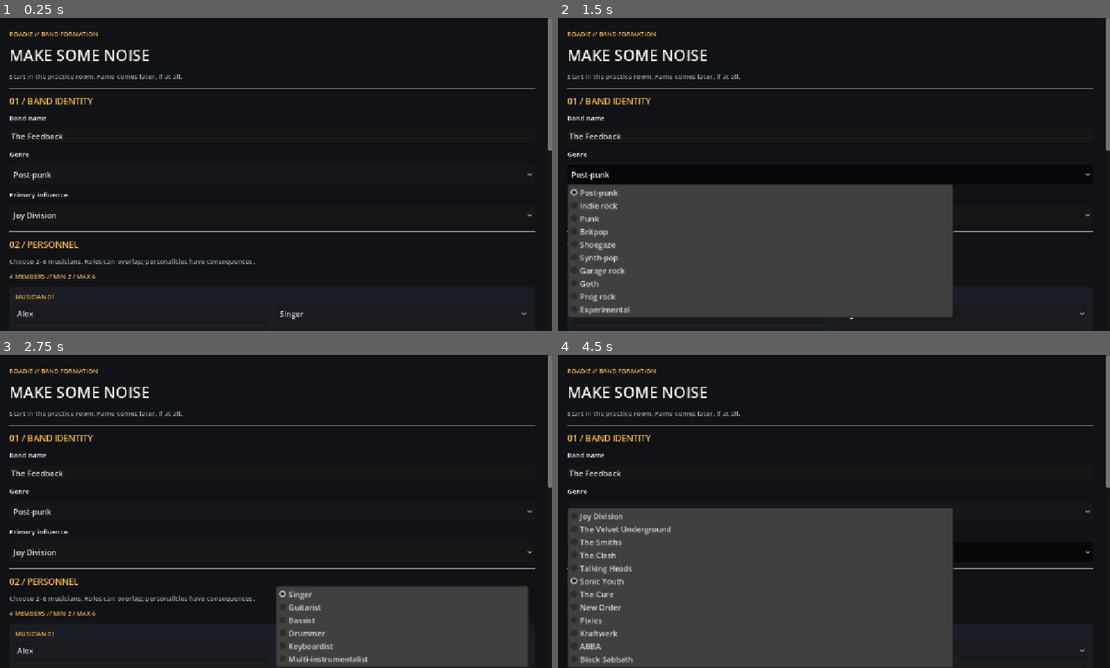
Above: before the commit, frames 1-4 (two rows, left to right).
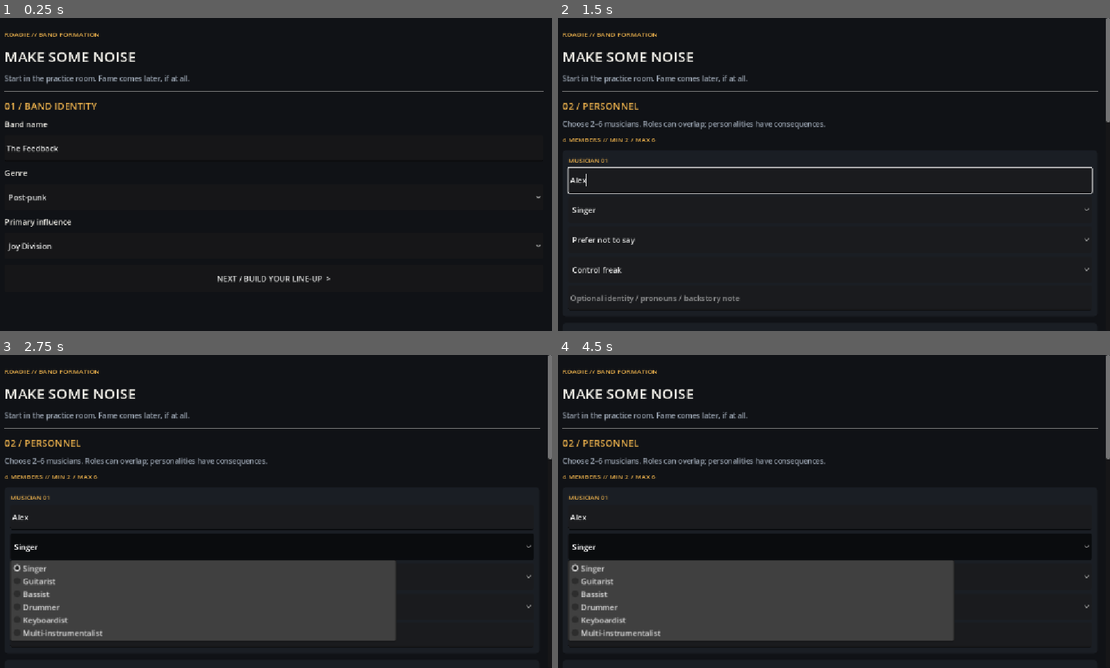
Above: after the commit, the same moments.

Repository: alimuir654-rgb/BandMaster
Game: Godot game, scene res://band_builder.tscn
Same seed, same stepped clock (60 frames per second), same inputs: the game is played once before the commit and once after it.
Inputs (mouse positions are in pixels of both pictures, inside the frame that each line leads up to):
- Up to frame 1 (0.25 s): no input
- Up to frame 2 (1.5 s): click (834, 277) at 0.5 s, where only the run after the commit has a clickable "NEXT / BUILD YOUR LINE-UP >"; click (828, 174) at 1.25 s, where only the run before the commit has a clickable "Post-punk"
- Up to frame 3 (2.75 s): click "Singer" at 2 s
- Up to frame 4 (4.5 s): click (828, 552) at 2.75 s, where only the run before the commit has a clickable "Joy Division"; click (828, 577) at 3.5 s, where only the run after the commit has a clickable "Prefer not to say"; click (828, 552) at 4.25 s, where only the run before the commit has a clickable "Sonic Youth"

The runs differ from the first frame. In frame 1, 5.0% of the frame differs, in the area x 0-100%, y 0-97%; in frame 2, 34%, in the area x 0-100%, y 4-97%; in frame 3, 26%; in frame 4, 22%.

Commit message:
feat: three-step touch-friendly band formation

Diff:
--- a/Scripts/band_builder.gd
+++ b/Scripts/band_builder.gd
@@ -20,6 +20,10 @@
 var status_label: Label
 var count_label: Label
 var member_rows: Array[Dictionary] = []
+var steps: Array[VBoxContainer] = []
+var summary_label: Label
+var current_step := 0
+var form_scroll: ScrollContainer
 
 func _ready() -> void:
 	set_anchors_and_offsets_preset(Control.PRESET_FULL_RECT)
@@ -29,53 +33,89 @@
 	var bg := ColorRect.new()
 	bg.color = BG
 	bg.set_anchors_and_offsets_preset(Control.PRESET_FULL_RECT)
+	bg.mouse_filter = Control.MOUSE_FILTER_IGNORE
 	add_child(bg)
-	var scroll := ScrollContainer.new()
-	scroll.set_anchors_and_offsets_preset(Control.PRESET_FULL_RECT)
-	add_child(scroll)
+	form_scroll = ScrollContainer.new()
+	form_scroll.set_anchors_and_offsets_preset(Control.PRESET_FULL_RECT)
+	form_scroll.horizontal_scroll_mode = ScrollContainer.SCROLL_MODE_DISABLED
+	add_child(form_scroll)
 	var margin := MarginContainer.new()
-	margin.add_theme_constant_override("margin_left", 28)
-	margin.add_theme_constant_override("margin_right", 28)
+	margin.add_theme_constant_override("margin_left", 18)
+	margin.add_theme_constant_override("margin_right", 18)
 	margin.add_theme_constant_override("margin_top", 24)
 	margin.add_theme_constant_override("margin_bottom", 32)
 	margin.size_flags_horizontal = Control.SIZE_EXPAND_FILL
-	scroll.add_child(margin)
+	form_scroll.add_child(margin)
 	var page := VBoxContainer.new()
-	page.add_theme_constant_override("separation", 12)
+	page.size_flags_horizontal = Control.SIZE_EXPAND_FILL
+	page.add_theme_constant_override("separation", 14)
 	margin.add_child(page)
-	_label(page, "ROADIE // BAND FORMATION", 13, AMBER)
-	_label(page, "MAKE SOME NOISE", 32, WHITE)
-	_label(page, "Start in the practice room. Fame comes later, if at all.", 14, MUTED)
+	_label(page, "ROADIE // BAND FORMATION", 14, AMBER)
+	_label(page, "MAKE SOME NOISE", 30, WHITE)
+	_label(page, "Start in the practice room. Fame comes later, if at all.", 15, MUTED)
 	page.add_child(HSeparator.new())
-	_label(page, "01 / BAND IDENTITY", 18, AMBER)
-	_label(page, "Band name", 14, WHITE)
+	var identity_page := _make_step(page)
+	_label(identity_page, "01 / BAND IDENTITY", 20, AMBER)
+	_label(identity_page, "Band name", 16, WHITE)
 	name_field = LineEdit.new()
 	name_field.text = "The Feedback"
-	page.add_child(name_field)
-	_label(page, "Genre", 14, WHITE)
+	name_field.custom_minimum_size.y = 54
+	identity_page.add_child(name_field)
+	_label(identity_page, "Genre", 16, WHITE)
 	genre_field = _option(GENRES)
-	page.add_child(genre_field)
-	_label(page, "Primary influence", 14, WHITE)
+	identity_page.add_child(genre_field)
+	_label(identity_page, "Primary influence", 16, WHITE)
 	influence_field = _option(INFLUENCES)
-	page.add_child(influence_field)
-	page.add_child(HSeparator.new())
-	_label(page, "02 / PERSONNEL", 18, AMBER)
-	_label(page, "Choose 2–6 musicians. Roles can overlap; personalities have consequences.", 14, MUTED)
-	count_label = _label(page, "", 13, AMBER)
+	identity_page.add_child(influence_field)
+	_button(identity_page, "NEXT / BUILD YOUR LINE-UP  >", func() -> void: _show_step(1))
+
+	var personnel_page := _make_step(page)
+	_label(personnel_page, "02 / PERSONNEL", 20, AMBER)
+	_label(personnel_page, "Choose 2–6 musicians. Roles can overlap; personalities have consequences.", 15, MUTED)
+	count_label = _label(personnel_page, "", 14, AMBER)
 	member_container = VBoxContainer.new()
-	member_container.add_theme_constant_override("separation", 12)
-	page.add_child(member_container)
-	var controls := HBoxContainer.new()
-	page.add_child(controls)
-	_button(controls, "+ ADD MUSICIAN", _add_member)
-	_button(controls, "- REMOVE LAST", _remove_member)
+	member_container.add_theme_constant_override("separation", 14)
+	personnel_page.add_child(member_container)
+	_button(personnel_page, "+ ADD MUSICIAN", _add_member)
+	_button(personnel_page, "- REMOVE LAST", _remove_member)
 	for i in range(4):
 		_add_member()
-	page.add_child(HSeparator.new())
-	_label(page, "03 / TAKE IT FROM THE TOP", 18, AMBER)
-	_label(page, "You will rehearse, book a venue, get there, and try to play a gig.", 14, WHITE)
-	_button(page, "CREATE BAND / START REHEARSALS  >", _create_band)
-	status_label = _label(page, "AWAITING BAND REGISTRATION", 13, MUTED)
+	_button(personnel_page, "<  BACK TO IDENTITY", func() -> void: _show_step(0))
+	_button(personnel_page, "NEXT / REVIEW BAND  >", func() -> void: _show_step(2))
+
+	var review_page := _make_step(page)
+	_label(review_page, "03 / READY TO REHEARSE", 20, AMBER)
+	_label(review_page, "Review your line-up before creating a new career.", 15, MUTED)
+	summary_label = _label(review_page, "", 17, WHITE)
+	_button(review_page, "<  EDIT MUSICIANS", func() -> void: _show_step(1))
+	_button(review_page, "CREATE BAND / START REHEARSALS  >", _create_band)
+	status_label = _label(review_page, "AWAITING BAND REGISTRATION", 14, MUTED)
+	_show_step(0)
+
+
+func _make_step(parent: VBoxContainer) -> VBoxContainer:
+	var step := VBoxContainer.new()
+	step.size_flags_horizontal = Control.SIZE_EXPAND_FILL
+	step.add_theme_constant_override("separation", 12)
+	parent.add_child(step)
+	steps.append(step)
+	return step
+
+
+func _show_step(index: int) -> void:
+	current_step = clampi(index, 0, steps.size() - 1)
+	for i in range(steps.size()):
+		steps[i].visible = i == current_step
+	if current_step == 2:
+		var names: PackedStringArray = []
+		for row in member_rows:
+			names.append(row["name"].text.strip_edges() + " — " + _selected(row["role"]))
+		summary_label.text = "BAND: %s\nGENRE: %s\nINFLUENCE: %s\n\n%d MUSICIANS\n%s" % [
+			name_field.text.strip_edges(), _selected(genre_field),
+			_selected(influence_field), member_rows.size(), "\n".join(names)
+		]
+	form_scroll.scroll_vertical = 0
+
 
 func _add_member() -> void:
 	if member_rows.size() >= 6:
@@ -89,14 +129,14 @@
 	panel.add_child(content)
 	_label(content, "MUSICIAN %02d" % (index + 1), 13, AMBER)
 	var fields := GridContainer.new()
-	fields.columns = 2
+	fields.columns = 1
 	fields.add_theme_constant_override("h_separation", 16)
 	fields.add_theme_constant_override("v_separation", 8)
 	content.add_child(fields)
 	var person_name := LineEdit.new()
 	person_name.text = DEFAULT_NAMES[index]
 	person_name.placeholder_text = "Name"
-	person_name.custom_minimum_size.x = 200
+	person_name.custom_minimum_size.y = 52
 	fields.add_child(person_name)
 	var role := _option(ROLES)
 	role.select(index)
@@ -108,6 +148,7 @@
 	trait_field.select(TRAITS.find(DEFAULT_TRAITS[index]))
 	fields.add_child(trait_field)
 	var descriptor := LineEdit.new()
+	descriptor.custom_minimum_size.y = 52
 	descriptor.placeholder_text = "Optional identity / pronouns / backstory note"
 	content.add_child(descriptor)
 	member_rows.append({"panel": panel, "name": person_name, "role": role, "identity": identity, "trait": trait_field, "note": descriptor})
@@ -176,7 +217,7 @@
 	var button := OptionButton.new()
 	for item in items:
 		button.add_item(str(item))
-	button.custom_minimum_size.y = 40
+	button.custom_minimum_size.y = 54
 	button.size_flags_horizontal = Control.SIZE_EXPAND_FILL
 	return button
 
@@ -192,7 +233,7 @@
 func _button(parent: Control, value: String, action: Callable) -> void:
 	var button := Button.new()
 	button.text = value
-	button.custom_minimum_size.y = 48
+	button.custom_minimum_size.y = 56
 	button.pressed.connect(action)
 	parent.add_child(button)
 
